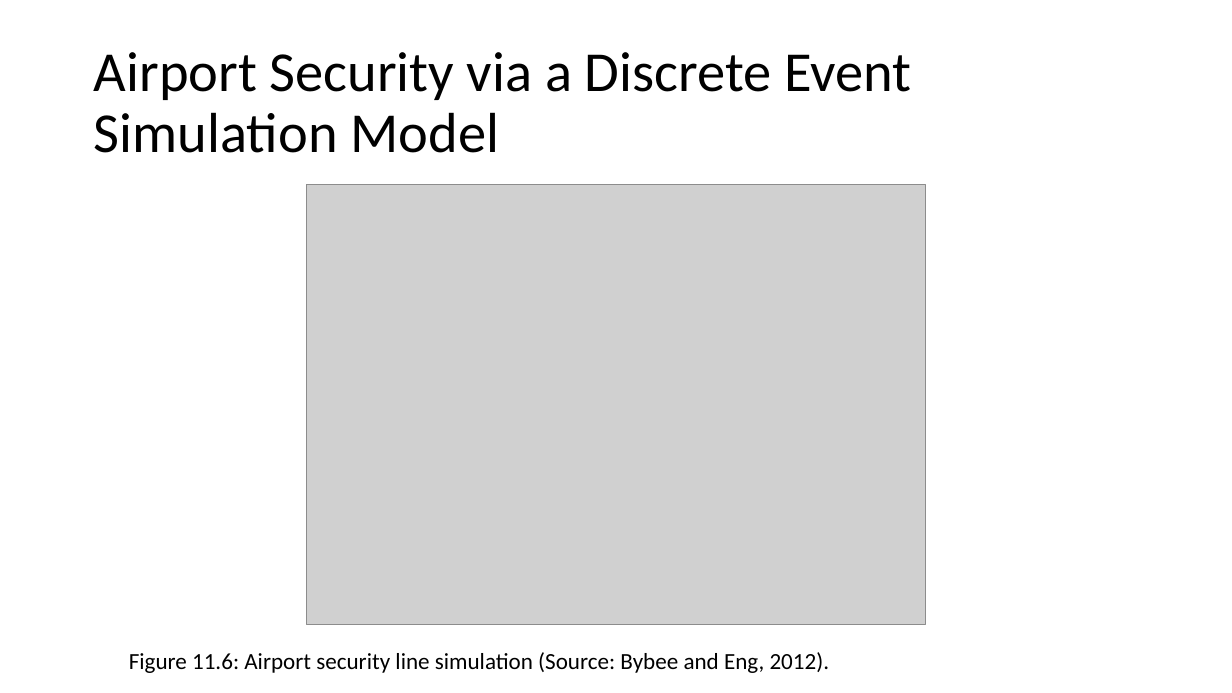
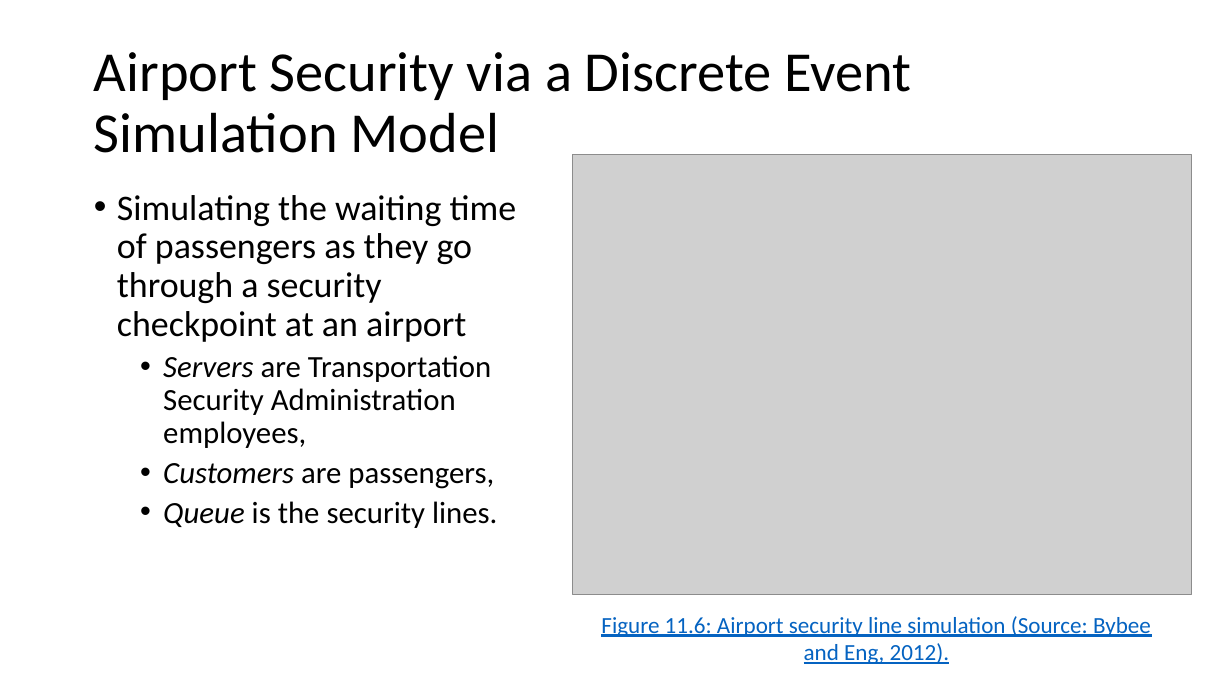
Before and after one commit to abmgis/abmgis, a slide deck: slide 16 of Chapter11-AlternativeModellingApproaches/Chapter11.pptx (slide 14 before the commit). Drawn at 1232x693 pixels with LibreOffice and Linux fonts; fonts in the diff are those of the drawing; grey boxes stand for pictures. Boxes give left, top, right and bottom in pixels: in the first picture for what was removed or moved away, otherwise in the second. Text is boxed around its words. In the diff, an @@ line names an element or a change of style, - is before the commit and + after.

```diff
--- a/Chapter11-AlternativeModellingApproaches/Chapter11.pptx
+++ b/Chapter11-AlternativeModellingApproaches/Chapter11.pptx
@@ picture moved from (x1=307, y1=185, x2=926, y2=625) to (x1=573, y1=155, x2=1192, y2=595) @@
@@ text added at (x1=117, y1=195, x2=517, y2=528), 24 pt, text #000000 @@
+• Simulating the waiting time of passengers as they go through a security checkpoint at an airport
+  • Servers are Transportation Security Administration employees,
+  • Customers are passengers,
+  • Queue is the security lines.
@@ text "Figure 11.6: Airport security line ..." moved from (x1=129, y1=652, x2=830, y2=673) to (x1=601, y1=616, x2=1151, y2=664) @@
@@ text "Figure 11.6: Airport security line ..." at (x1=601, y1=616, x2=1151, y2=664): text colour #000000 to #0563C1, underline on; alignment left to centre @@
```
Also in this commit, not shown: 10 other slides changed, 5 slides added, 2 slides removed.
